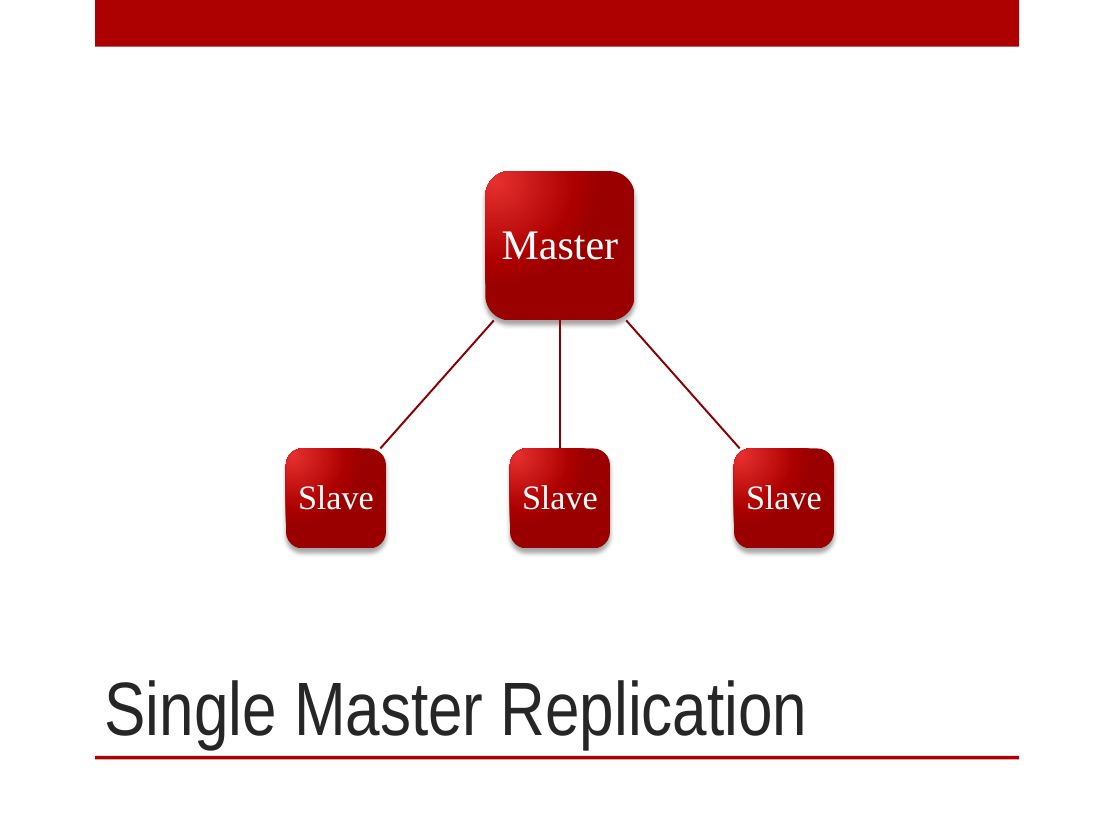
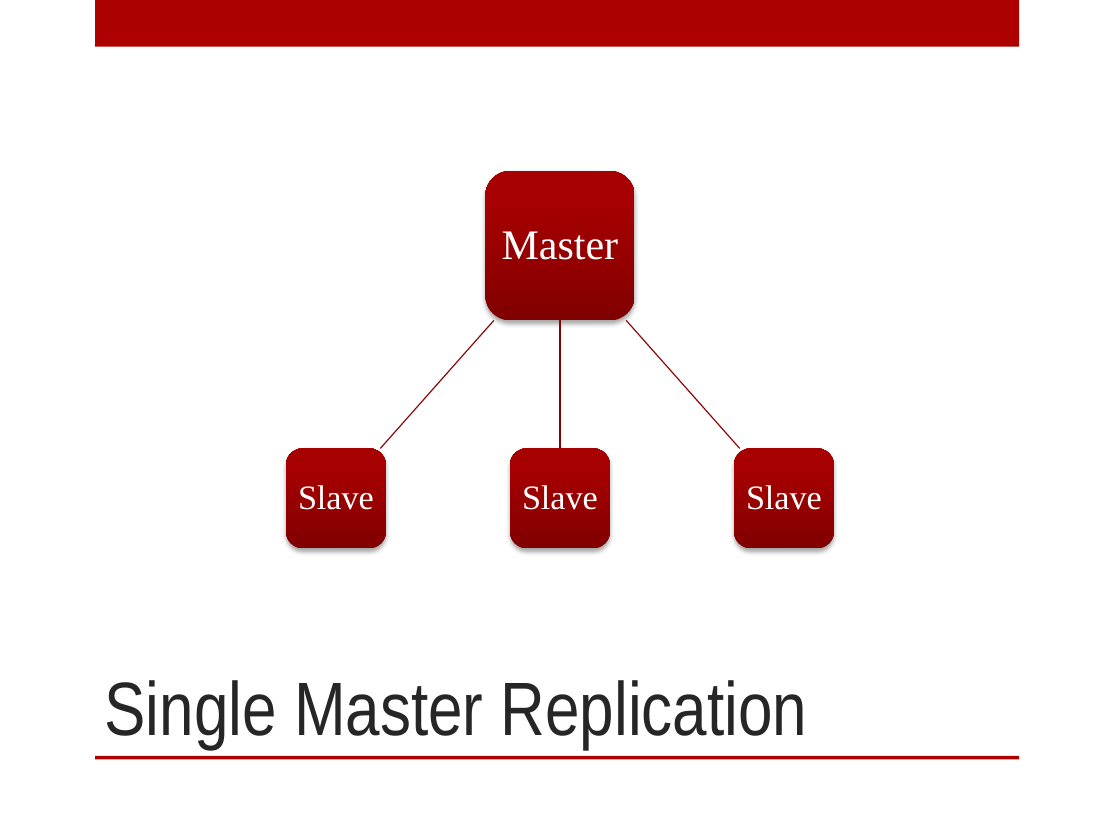
Before and after one commit to digitalBush/nosql-smackdown-talk, a slide deck: slide 16 of nosql-smackdown.pptx (slide 14 before the commit). Drawn at 1120x840 pixels with LibreOffice and Linux fonts; fonts in the diff are those of the drawing. Boxes give left, top, right and bottom in pixels: in the first picture for what was removed or moved away, otherwise in the second. Text is boxed around its words. In the diff, an @@ line names an element or a change of style, - is before the commit and + after.

```diff
--- a/nosql-smackdown.pptx
+++ b/nosql-smackdown.pptx
@@ outline #8B0101 1.25 pt to #8B0101 0.75 pt in 3 elements at [626,320,740,448], [560,320,560,448], [380,320,494,448] @@
@@ fill gradient #E62F2F to #AD0101 to #9C0101 to gradient #820000 to #A90000; shadow changed in 4 elements at [485,171,634,320], [734,448,833,548], [510,448,609,548], [286,448,385,548] @@
```
Also in this commit, not shown: 10 other slides changed, 4 slides added, 2 slides removed, 2 other files.
